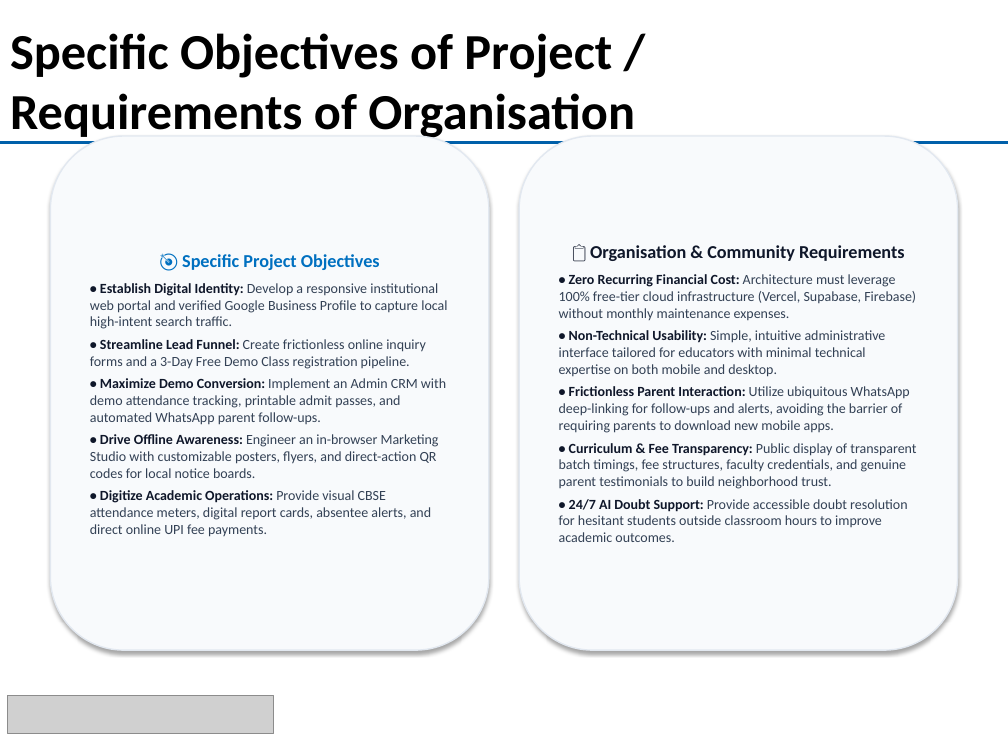
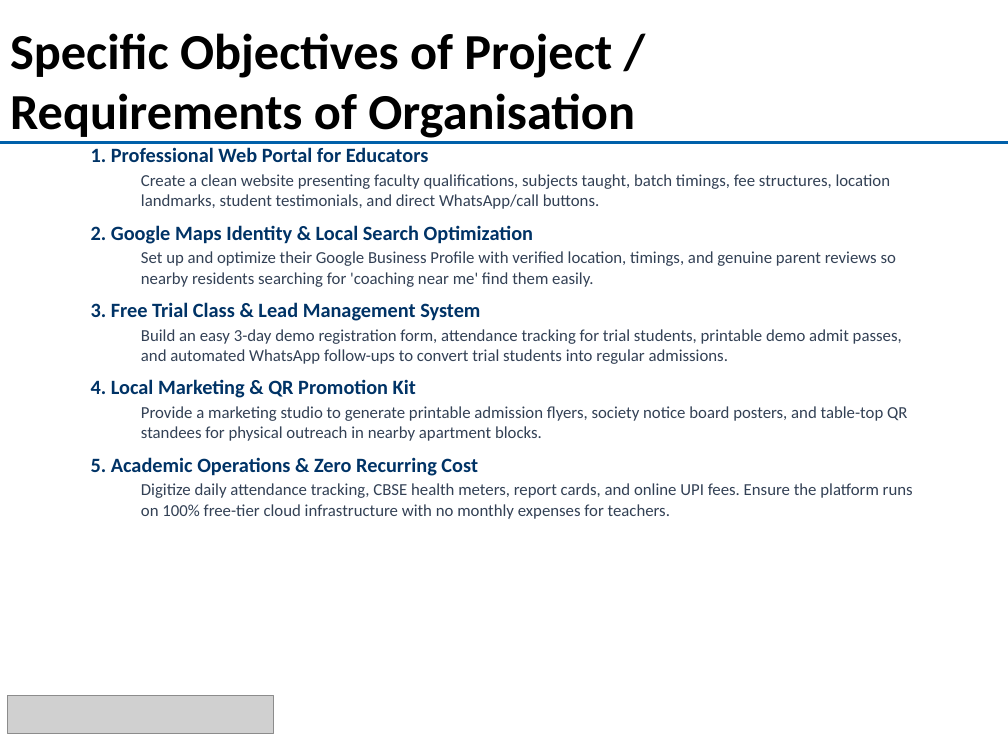
Before and after one commit to bhavyaanand2101-coder/Community_Service_2026, a slide deck: slide 4 of Community_Service_Presentation.pptx. Drawn at 1008x756 pixels with LibreOffice and Linux fonts; fonts in the diff are those of the drawing; grey boxes stand for pictures; background and template pictures are left out. Boxes give left, top, right and bottom in pixels: in the first picture for what was removed or moved away, otherwise in the second. Text is boxed around its words. In the diff, an @@ line names an element or a change of style, - is before the commit and + after.

Commit message:
refactor(presentation & web): make presentation and local search page natural and authentic with standard typography

```diff
--- a/Community_Service_Presentation.pptx
+++ b/Community_Service_Presentation.pptx
@@ rounded rectangle removed at (50,136,489,650) @@
-🎯 Specific Project Objectives
-• Establish Digital Identity: Develop a responsive institutional web portal and verified Google Business Profile to capture local high-intent search traffic.
-• Streamline Lead Funnel: Create frictionless online inquiry forms and a 3-Day Free Demo Class registration pipeline.
-• Maximize Demo Conversion: Implement an Admin CRM with demo attendance tracking, printable admit passes, and automated WhatsApp parent follow-ups.
-• Drive Offline Awareness: Engineer an in-browser Marketing Studio with customizable posters, flyers, and direct-action QR codes for local notice boards.
-• Digitize Academic Operations: Provide visual CBSE attendance meters, digital report cards, absentee alerts, and direct online UPI fee payments.
@@ text added at (91,147,913,519), 12 pt, text #334155 @@
+1. Professional Web Portal for Educators
+  Create a clean website presenting faculty qualifications, subjects taught, batch timings, fee structures, location landmarks, student testimonials, and direct WhatsApp/call buttons.
+2. Google Maps Identity & Local Search Optimization
+  Set up and optimize their Google Business Profile with verified location, timings, and genuine parent reviews so nearby residents searching for 'coaching near me' find them easily.
+3. Free Trial Class & Lead Management System
+  Build an easy 3-day demo registration form, attendance tracking for trial students, printable demo admit passes, and automated WhatsApp follow-ups to convert trial students into regular admissions.
+4. Local Marketing & QR Promotion Kit
+  Provide a marketing studio to generate printable admission flyers, society notice board posters, and table-top QR standees for physical outreach in nearby apartment blocks.
+5. Academic Operations & Zero Recurring Cost
+  Digitize daily attendance tracking, CBSE health meters, report cards, and online UPI fees. Ensure the platform runs on 100% free-tier cloud infrastructure with no monthly expenses for teachers.
@@ rounded rectangle removed at (519,136,958,650) @@
-📋 Organisation & Community Requirements
-• Zero Recurring Financial Cost: Architecture must leverage 100% free-tier cloud infrastructure (Vercel, Supabase, Firebase) without monthly maintenance expenses.
-• Non-Technical Usability: Simple, intuitive administrative interface tailored for educators with minimal technical expertise on both mobile and desktop.
-• Frictionless Parent Interaction: Utilize ubiquitous WhatsApp deep-linking for follow-ups and alerts, avoiding the barrier of requiring parents to download new mobile apps.
-• Curriculum & Fee Transparency: Public display of transparent batch timings, fee structures, faculty credentials, and genuine parent testimonials to build neighborhood trust.
-• 24/7 AI Doubt Support: Provide accessible doubt resolution for hesitant students outside classroom hours to improve academic outcomes.
```
Also in this commit, not shown: 10 other slides changed, 3 other files.
